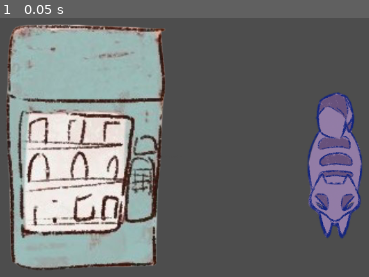
Above: before the commit, frame 1.
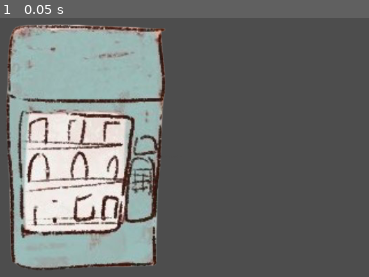
Above: after the commit, the same moment.

Repository: ellatnguyen/Intern-Inferno
Game: Godot game, scene res://vending_machine_stuff/vending.tscn
Same seed, same stepped clock (60 frames per second), same inputs: the game is played once before the commit and once after it. The project has no main scene, so this scene is started directly.
Inputs:
- Up to frame 1 (0.05 s): no input

The runs differ from the first frame. In frame 1, 6.1% of the frame differs, in the area x 83-99%, y 28-85%.

Commit message:
created inv slots & item appears in slot

Diff:
--- a/inventory/Inv_UI.gd
+++ b/inventory/Inv_UI.gd
@@ -1,13 +1,19 @@
 extends Control
 
-@export var closed_texture: Texture2D #closed clipboarddd
-@export var open_texture: Texture2D # the open clipboard ig
+@onready var inv: Inv=preload("res://inventory/player_inv.tres")
+@onready var slots: Array = $NinePatchRect/GridContainer.get_children()
 
 
 var is_open = false
 
 func _ready():
+	update_slots()
 	close()
+
+func update_slots():
+	for i in range(min(inv.items.size(), slots.size())):
+		slots[i].update(inv.items[i])
+
 
 func _process(delta):
 	if Input.is_action_just_pressed("toggle_inventory"):
--- a/inventory/clipboard.gd
+++ b/inventory/clipboard.gd
@@ -0,0 +1,17 @@
+extends Sprite2D
+#CHECK IF WE NEED ANY THING PAUSED IN THE GAME WHEN INVENTORY IS OPENED
+#likely not since the productivity meter will always go down but doesn't hurt to ask
+@export var closed_texture: Texture2D #closed clipboarddd
+@export var open_texture: Texture2D # the open clipboard ig
+
+var is_open = false
+
+func _input(event):
+	if event.is_action_pressed("toggle_inventory"):
+		toggle_clipboard()
+
+func toggle_clipboard():
+	#if open and click 'i' then clipboard closes  :D yayayya
+	is_open= !is_open #if closed and you click 'i' then clipboard open.
+
+	texture = open_texture if is_open else closed_texture
--- /dev/null
+++ b/inventory/inv_UI.tscn
@@ -0,0 +1,58 @@
+[gd_scene load_steps=4 format=3 uid="uid://bwwpnla8wmau4"]
+
+[ext_resource type="Script" path="res://inventory/Inv_UI.gd" id="1_06iax"]
+[ext_resource type="Texture2D" uid="uid://ct76oyc4ojme4" path="res://assets/clipboard_open.png" id="4_e7bxk"]
+[ext_resource type="PackedScene" uid="uid://uk0lrnj0irjc" path="res://inventory/inv_ui_slot.tscn" id="5_h7fe6"]
+
+[node name="Inv_UI" type="Control"]
+custom_minimum_size = Vector2(479, 303)
+layout_mode = 3
+anchor_left = 0.005
+anchor_top = 0.074
+anchor_right = 0.407
+anchor_bottom = 0.468
+offset_left = -5.76
+offset_top = -47.952
+offset_right = 10.136
+offset_bottom = -0.264008
+script = ExtResource("1_06iax")
+
+[node name="NinePatchRect" type="NinePatchRect" parent="."]
+custom_minimum_size = Vector2(541, 321)
+layout_mode = 0
+offset_left = -31.0
+offset_top = -16.0
+offset_right = 510.0
+offset_bottom = 305.0
+texture = ExtResource("4_e7bxk")
+patch_margin_left = 1
+patch_margin_top = 1
+patch_margin_right = 1
+patch_margin_bottom = 1
+
+[node name="GridContainer" type="GridContainer" parent="NinePatchRect"]
+custom_minimum_size = Vector2(148, 46)
+layout_mode = 1
+anchors_preset = -1
+anchor_left = 0.5
+anchor_top = 1.0
+anchor_right = 0.5
+anchor_bottom = 1.0
+offset_left = -27.5
+offset_top = -44.0
+offset_right = 120.5
+offset_bottom = 2.0
+grow_horizontal = 2
+grow_vertical = 0
+scale = Vector2(0.9, 0.9)
+pivot_offset = Vector2(1, 0)
+columns = 3
+
+[node name="inv_UI_slot1" parent="NinePatchRect/GridContainer" instance=ExtResource("5_h7fe6")]
+layout_mode = 2
+
+[node name="inv_UI_slot2" parent="NinePatchRect/GridContainer" instance=ExtResource("5_h7fe6")]
+layout_mode = 2
+
+[node name="inv_UI_slot3" parent="NinePatchRect/GridContainer" instance=ExtResource("5_h7fe6")]
+layout_mode = 2
--- /dev/null
+++ b/inventory/inv_ui_slot.gd
@@ -0,0 +1,10 @@
+extends Panel
+
+@onready var item_visual: Sprite2D=$CenterContainer/Panel/item_display
+
+func update(item:InvItem):
+	if !item:
+		item_visual.visible =false
+	else:
+		item_visual.visible=true
+		item_visual.texture=item.texture
--- /dev/null
+++ b/inventory/inv_ui_slot.tscn
@@ -0,0 +1,34 @@
+[gd_scene load_steps=3 format=3 uid="uid://uk0lrnj0irjc"]
+
+[ext_resource type="Texture2D" uid="uid://ctnrwvr5x5j6p" path="res://assets/inv_slot.png" id="1_adhan"]
+[ext_resource type="Script" path="res://inventory/inv_ui_slot.gd" id="1_utj6c"]
+
+[node name="inv_UI_slot" type="Panel"]
+custom_minimum_size = Vector2(46, 46)
+anchors_preset = -1
+offset_right = 46.0
+offset_bottom = 46.0
+script = ExtResource("1_utj6c")
+
+[node name="Sprite2D" type="Sprite2D" parent="."]
+scale = Vector2(0.54023, 0.528736)
+texture = ExtResource("1_adhan")
+centered = false
+
+[node name="CenterContainer" type="CenterContainer" parent="."]
+custom_minimum_size = Vector2(43, 42)
+layout_mode = 1
+anchors_preset = -1
+anchor_right = 0.978
+anchor_bottom = 0.957
+offset_left = 2.0
+offset_top = 2.0
+offset_right = 0.0119972
+offset_bottom = -0.0219994
+grow_horizontal = 2
+
+[node name="Panel" type="Panel" parent="CenterContainer"]
+self_modulate = Color(1, 1, 1, 0)
+layout_mode = 2
+
+[node name="item_display" type="Sprite2D" parent="CenterContainer/Panel"]
--- a/inventory/inventory.tscn
+++ /dev/null
@@ -1,17 +0,0 @@
-[gd_scene load_steps=4 format=3 uid="uid://bwwpnla8wmau4"]
-
-[ext_resource type="Texture2D" uid="uid://dh2sb1x6o7ubk" path="res://assets/clipboard_closed.png" id="1_hmnre"]
-[ext_resource type="Script" path="res://inventory/Inv_UI.gd" id="1_i017k"]
-[ext_resource type="Script" path="res://inventory/clipboard.gd" id="2_qpi5n"]
-
-[node name="Inv_UI" type="Control"]
-layout_mode = 3
-anchors_preset = 0
-script = ExtResource("1_i017k")
-
-[node name="Camera2D" type="Camera2D" parent="."]
-
-[node name="Clipboard" type="Sprite2D" parent="."]
-position = Vector2(6, -41)
-texture = ExtResource("1_hmnre")
-script = ExtResource("2_qpi5n")
--- a/inventory/items/coin.tres
+++ b/inventory/items/coin.tres
@@ -1,9 +1,9 @@
 [gd_resource type="Resource" script_class="InvItem" load_steps=3 format=3 uid="uid://gw222hecgd62"]
 
-[ext_resource type="Script" path="res://inventory/inventory_item.gd" id="1_v2mik"]
-[ext_resource type="Texture2D" uid="uid://crr1gtbii438m" path="res://assets/goldcoin.png" id="2_28wva"]
+[ext_resource type="Script" path="res://inventory/inventory_item.gd" id="1_agds8"]
+[ext_resource type="Texture2D" uid="uid://b2njr3ytbhfnj" path="res://assets/resized coin.png" id="2_8rbya"]
 
 [resource]
-script = ExtResource("1_v2mik")
+script = ExtResource("1_agds8")
 name = "coin"
-texture = ExtResource("2_28wva")
+texture = ExtResource("2_8rbya")
--- a/inventory/player_inv.tres
+++ b/inventory/player_inv.tres
@@ -1,8 +1,9 @@
-[gd_resource type="Resource" script_class="Inv" load_steps=3 format=3 uid="uid://8rsnjptgyvis"]
+[gd_resource type="Resource" script_class="Inv" load_steps=4 format=3 uid="uid://8rsnjptgyvis"]
 
-[ext_resource type="Script" path="res://inventory/inventory_item.gd" id="1_dj1k3"]
-[ext_resource type="Script" path="res://inventory/inventory.gd" id="2_ll7wu"]
+[ext_resource type="Script" path="res://inventory/inventory_item.gd" id="1_bp86a"]
+[ext_resource type="Resource" uid="uid://gw222hecgd62" path="res://inventory/items/coin.tres" id="2_cyq7o"]
+[ext_resource type="Script" path="res://inventory/inventory.gd" id="3_eu6v8"]
 
 [resource]
-script = ExtResource("2_ll7wu")
-items = Array[ExtResource("1_dj1k3")]([null, null, null])
+script = ExtResource("3_eu6v8")
+items = Array[ExtResource("1_bp86a")]([ExtResource("2_cyq7o"), null, null])
--- a/vending_machine_stuff/UIvendingmachine.tscn
+++ b/vending_machine_stuff/UIvendingmachine.tscn
@@ -13,21 +13,17 @@
 [node name="TextureRect" type="TextureRect" parent="."]
 layout_mode = 1
 anchors_preset = -1
-anchor_left = -14.325
-anchor_top = -9.225
-anchor_right = 17.675
-anchor_bottom = 9.15
-offset_top = 15.0
-offset_right = -6.10352e-05
-offset_bottom = -3.05176e-05
+anchor_right = 26.725
+anchor_bottom = 26.625
+offset_left = 7.0
+offset_top = 23.0
+offset_right = -88.0
+offset_bottom = -0.00012207
 texture = ExtResource("2_hrdww")
 stretch_mode = 3
 
 [node name="Button" type="Button" parent="."]
 layout_mode = 0
+offset_left = -378.0
 offset_right = 8.0
 offset_bottom = 8.0
-
-[node name="Camera2D" type="Camera2D" parent="."]
-position = Vector2(845, 404)
-scale = Vector2(1.5, 1.5)
--- a/vending_machine_stuff/vending.gd
+++ b/vending_machine_stuff/vending.gd
@@ -1,6 +1,6 @@
-extends StaticBody2D  # StaticBody2D ensures the player can't walk through it
+extends StaticBody2D
 
-@export var vending_ui: PackedScene  # Assign vending UI scene in Inspector
+@export var vending_ui: PackedScene
 
 var player_near = false  # Track if player is in interaction range
 
@@ -9,7 +9,7 @@
 	$Area2D.body_exited.connect(_on_body_exited)
 
 func _on_body_entered(body):
-	if body.name == "Player":  # Ensure Player is the correct node name
+	if body.name == "Player":
 		player_near = true
 
 func _on_body_exited(body):
--- a/vending_machine_stuff/vending.tscn
+++ b/vending_machine_stuff/vending.tscn
@@ -21,11 +21,12 @@
 texture = ExtResource("2_8myff")
 
 [node name="Camera2D" type="Camera2D" parent="."]
+visible = false
 
 [node name="Player" parent="." instance=ExtResource("3_nqt6v")]
+visible = false
 position = Vector2(358, 23)
 scale = Vector2(0.3, 0.3)
-collision_mask = 2
 
 [node name="CollisionShape2D" type="CollisionShape2D" parent="."]
 position = Vector2(-0.5, -5)
Binary file removed: assets/clipbard_open.png
Binary file added: assets/clipboard_open.png
Not shown, added: assets/clipboard_open.png.import
Binary file added: assets/inv_slot.png
Not shown, added: assets/inv_slot.png.import
Binary file added: assets/resized coin.png
Not shown, changed: assets/resized coin.png.import
